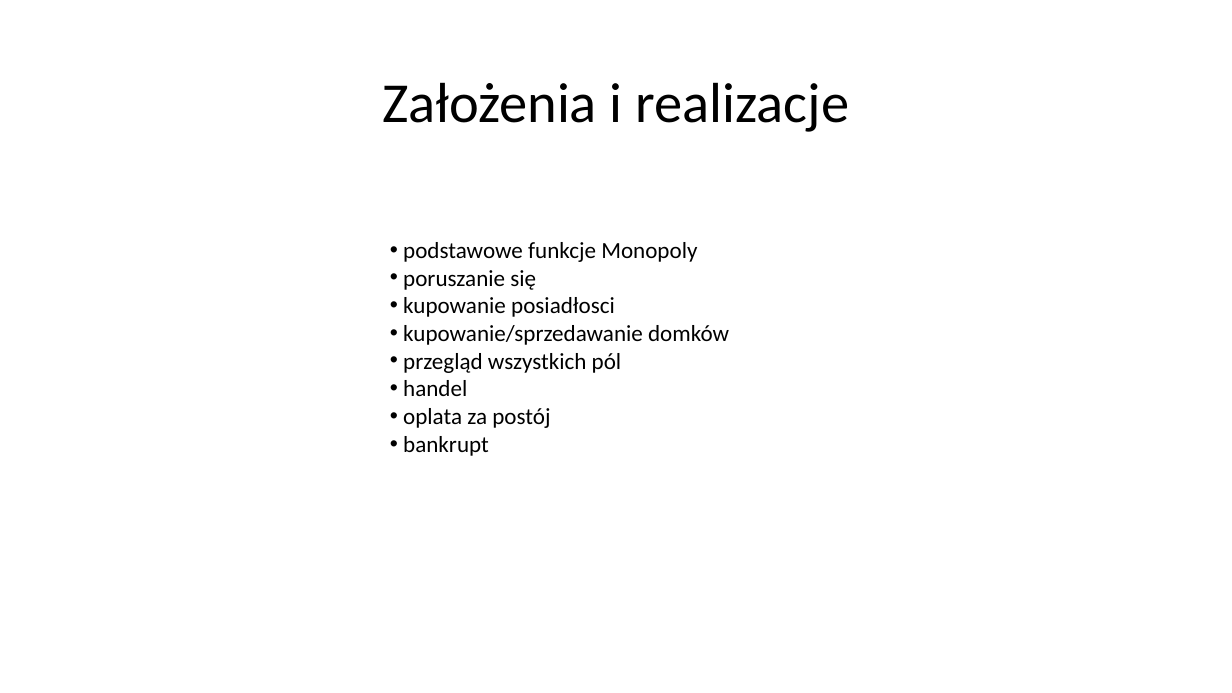
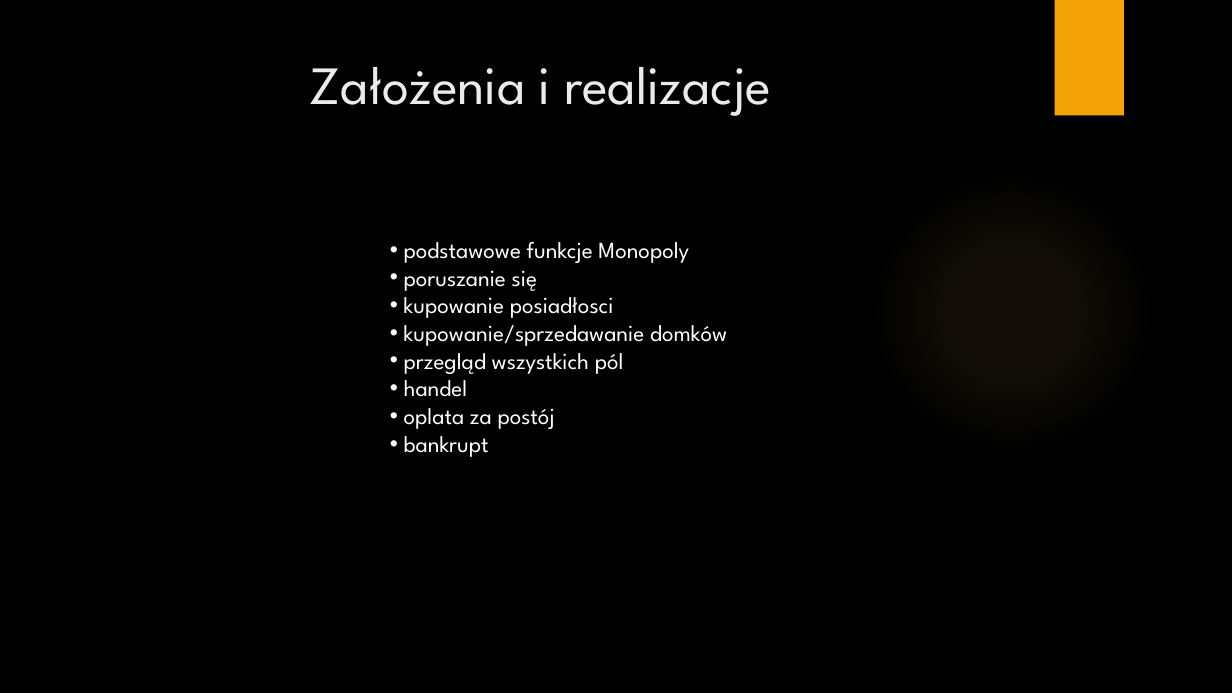
Before and after one commit to DarthSiwy/projekt-w-jezyku-skryptowym-, a slide deck: slide 4 of Projekt w jezyku skryptowym/Monopoly Final.pptx. Drawn at 1232x693 pixels with LibreOffice and Linux fonts; fonts in the diff are those of the drawing; background and template pictures are left out. Boxes give left, top, right and bottom in pixels: in the first picture for what was removed or moved away, otherwise in the second. Text is boxed around its words. In the diff, an @@ line names an element or a change of style, - is before the commit and + after.

```diff
--- a/Projekt w jezyku skryptowym/Monopoly Final.pptx
+++ b/Projekt w jezyku skryptowym/Monopoly Final.pptx
@@ background #FFFFFF to picture (left out) @@
@@ rectangle added at <box>1055,0,1124,116</box>, fill #F5A408 @@
@@ title "Założenia i realizacje": place and size @@
-title "Założenia i realizacje" at <box>382,82,849,132</box>
+title "Założenia i realizacje" at <box>309,67,771,116</box>
@@ title "Założenia i realizacje" at <box>309,67,771,116</box>: size 44 to 42 pt, font Calibri to League Spartan, text colour #000000 to #EBEBEB; line spacing 0.9 to 1; vertical alignment middle to top @@
@@ ellipse added at <box>870,169,1154,454</box>, fill gradient #FAC96A @@
@@ text "podstawowe funkcje Monopoly" at <box>404,242,727,457</box>: font Calibri to League Spartan, text colour #000000 to #FFFFFF @@
```
Also in this commit, not shown: 5 other slides changed.
